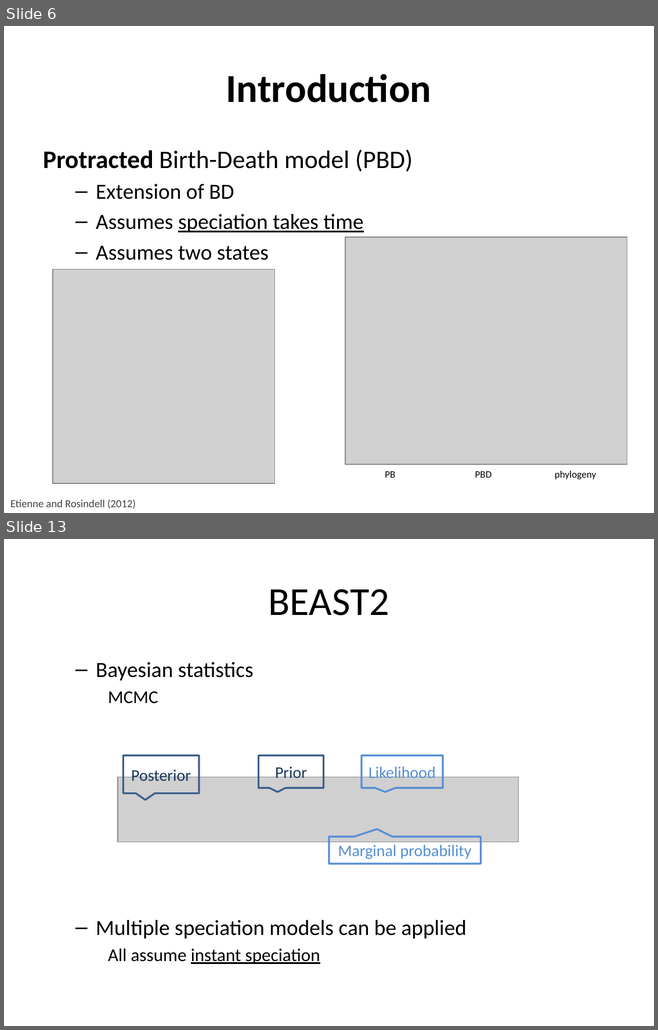
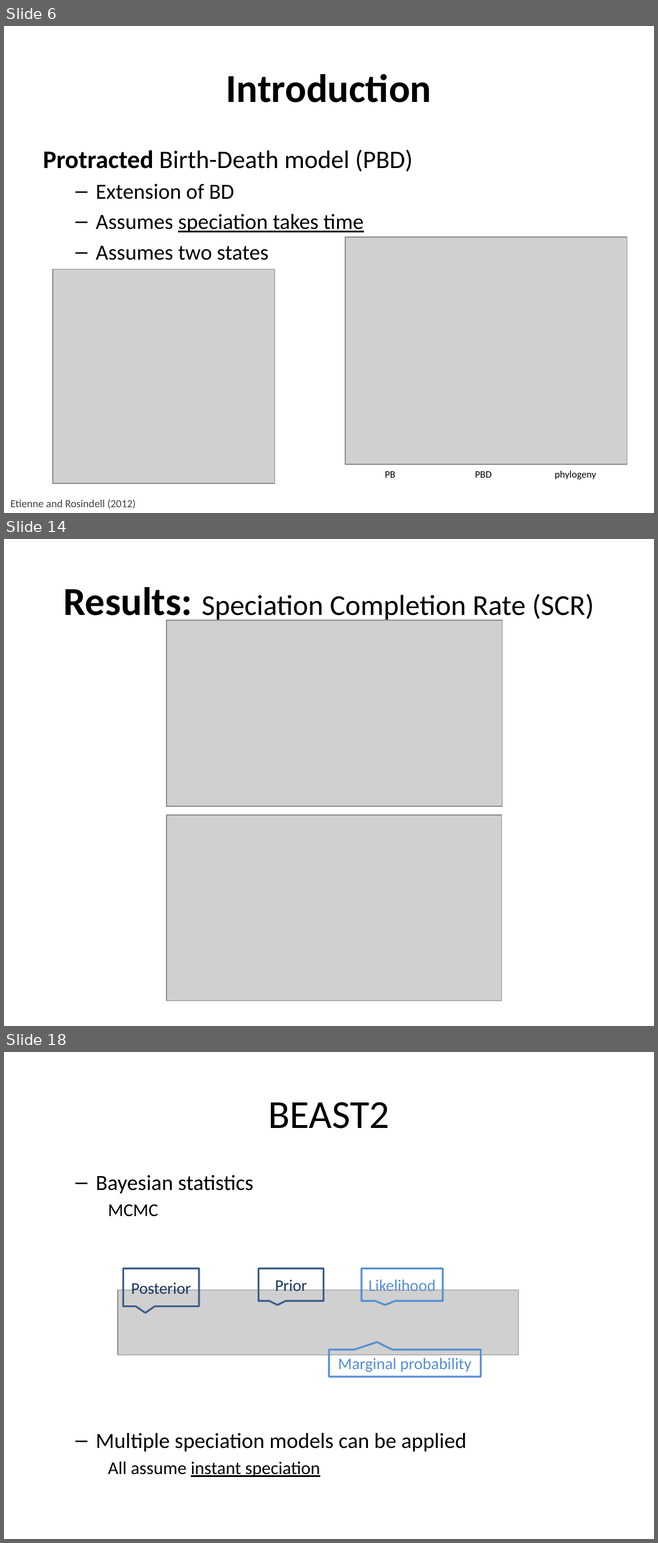
Before and after one commit to richelbilderbeek/Cer2016, a slide deck: doc/Cer2016_Femke Thon & Jolien Gay_V3.0.pptx. Shown one above the other, each under a label of ours: slides 6 and 13 before the commit, slides 6, 14 and 18 after it; the slides between them are not shown. The pictures are 658x1030 and 658x1543 pixels, drawn with LibreOffice and Linux fonts; fonts in the diff are those of the drawing; grey boxes stand for pictures; background and template pictures are left out. Boxes give left, top, right and bottom in pixels: in the first picture for what was removed or moved away, otherwise in the second. Text is boxed around its words. In the diff, an @@ line names an element or a change of style, - is before the commit and + after.

```diff
--- a/doc/Cer2016_Femke Thon & Jolien Gay_V3.0.pptx
+++ b/doc/Cer2016_Femke Thon & Jolien Gay_V3.0.pptx
@@ slide 14 added at <box>4,539,654,1026</box>, background picture (left out) @@
@@ title added at <box>63,587,594,624</box>, 32 pt, text #000000 @@
+Results: Speciation Completion Rate (SCR)
@@ picture added at <box>166,620,502,806</box> @@
@@ picture added at <box>166,815,502,1001</box> @@
@@ what was slide 13 is now slide 18 @@
```
Also in this commit, not shown: 7 slides changed, 4 other slides added, 1 slide removed, 6 other files.
